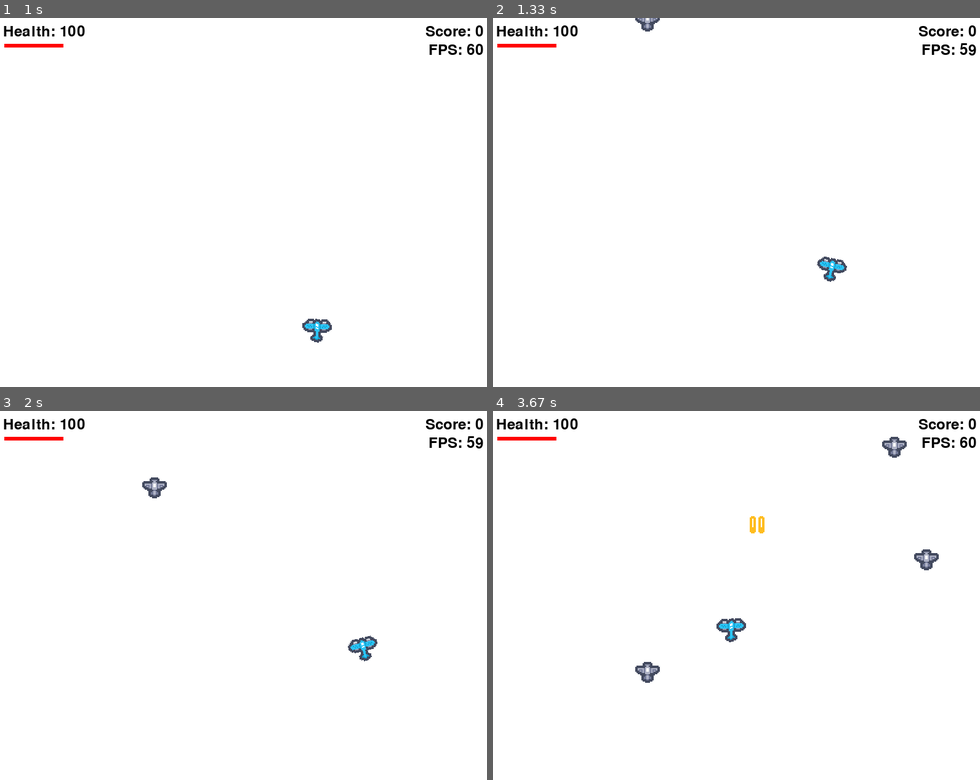
Above: before the commit, frames 1-4 (two rows, left to right).
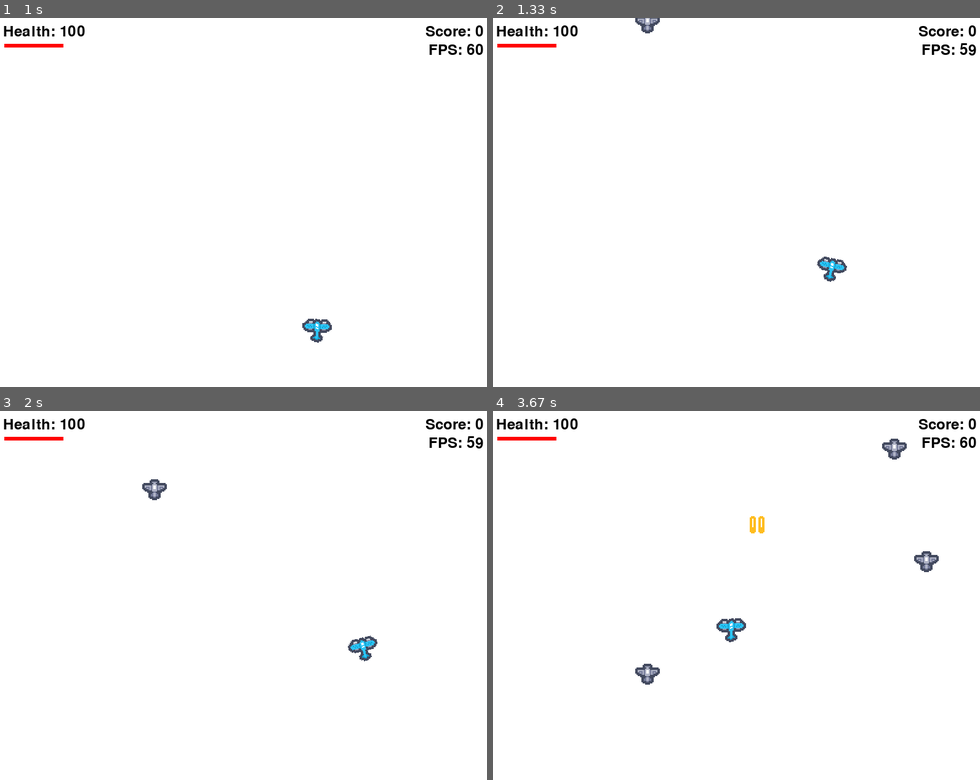
Above: after the commit, the same moments.

Repository: Aethelbrad/planes-pygame
Game: pygame game, started from main.py
Two runs of this game, one before a commit and one after it. Both use one fixed random seed, a clock stepped at 60 frames per second and the inputs below.
Inputs:
- Up to frame 1 (1 s): hold Right 0.33-0.8 s; hold Up from 0.83 s (still down)
- Up to frame 2 (1.33 s): release Up at 1.13 s; hold Right from 1.17 s (still down)
- Up to frame 3 (2 s): release Right at 1.63 s; hold Left from 1.67 s (still down)
- Up to frame 4 (3.67 s): release Left at 2.2 s; hold Down 2.23-2.53 s; tap Space at 2.57, 2.97, 3.27, 3.4 s; hold Left 2.9-3.3 s; hold Up from 3.33 s (still down)

Frame 1 is identical in both runs. In frame 2, less than 0.1% of the frame differs, in the area x 29-35%, y 0-5%; in frame 3, 0.1%; in frame 4, 0.4%, in the area x 29-92%, y 7-75%.

Commit message:
cleaned up sprite group updates

Diff:
--- a/game.py
+++ b/game.py
@@ -166,11 +166,11 @@
         if keys[pygame.K_SPACE]:
             self.handle_shooting()
 
+        self.spawn_enemy()
+        self.handle_collisions()
+
         self.enemies.update()
         self.bullets.update()
-
-        self.spawn_enemy()
-        self.handle_collisions()
 
         if self.player.health <= 0:
             self.game_over = True
@@ -223,7 +223,6 @@
                 if hasattr(sprite, 'draw_debug'):
                     sprite.draw_debug(self.screen)
 
-
         pygame.display.flip()
 
     def run(self):
